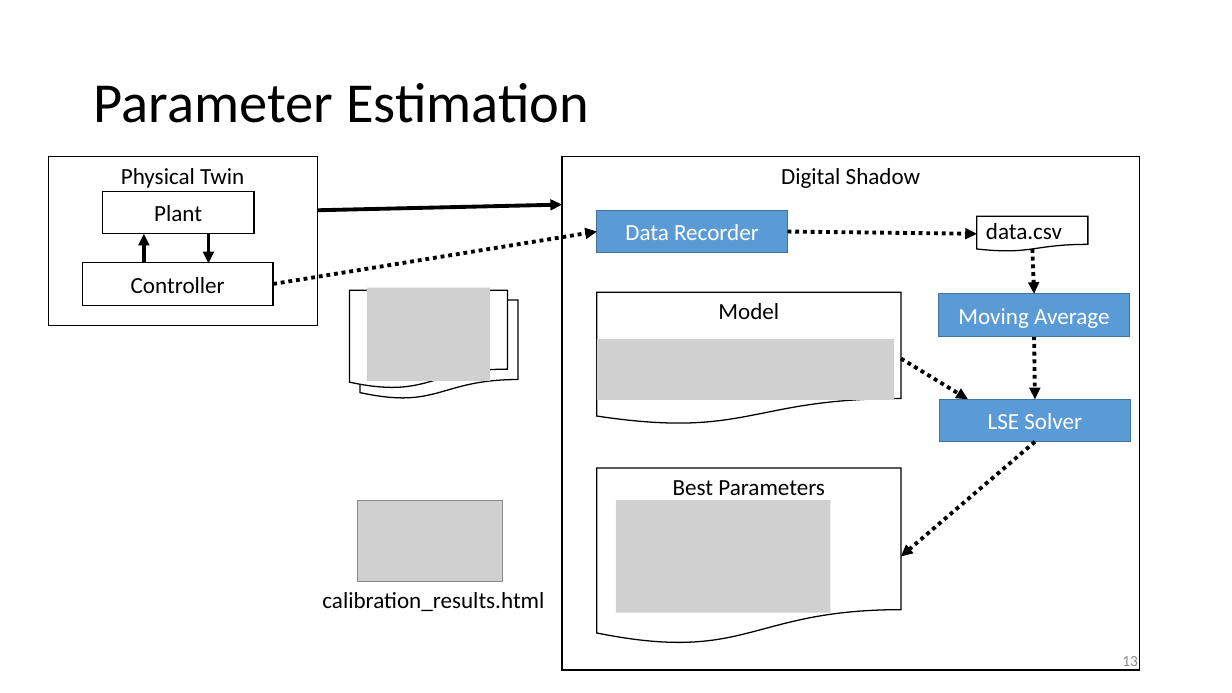
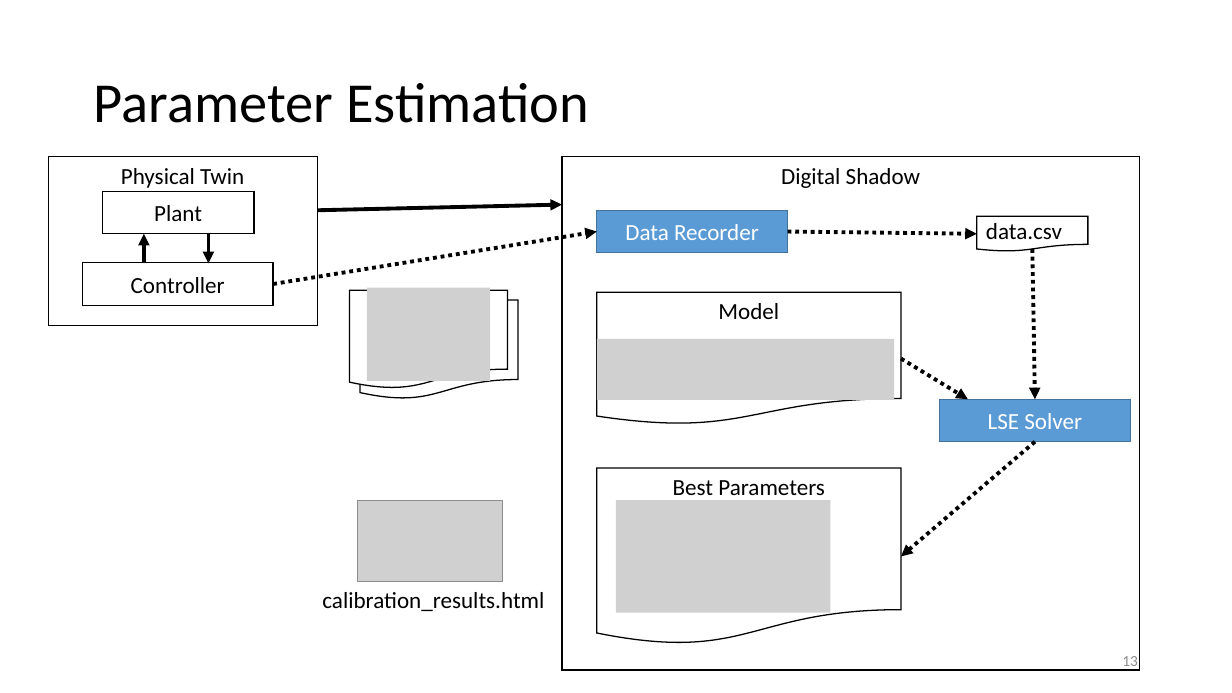
Before and after one commit to INTO-CPS-Association/example_digital-twin_incubator, a slide deck: slide 13 of notes/presentations/DigitLunch_17_December.pptx. Drawn at 1232x693 pixels with LibreOffice and Linux fonts; fonts in the diff are those of the drawing; grey boxes stand for pictures. Boxes give left, top, right and bottom in pixels: in the first picture for what was removed or moved away, otherwise in the second. Text is boxed around its words. In the diff, an @@ line names an element or a change of style, - is before the commit and + after.

```diff
--- a/notes/presentations/DigitLunch_17_December.pptx
+++ b/notes/presentations/DigitLunch_17_December.pptx
@@ arrow moved from (1032, 249) - (1034, 294) to (1032, 249) - (1035, 399) @@
@@ rectangle removed at (x1=939, y1=294, x2=1129, y2=336) @@
-Moving Average
@@ arrow removed from (1034, 336) to (1035, 399) @@
```
Also in this commit, not shown: 1 other slide changed, 2 other files.
